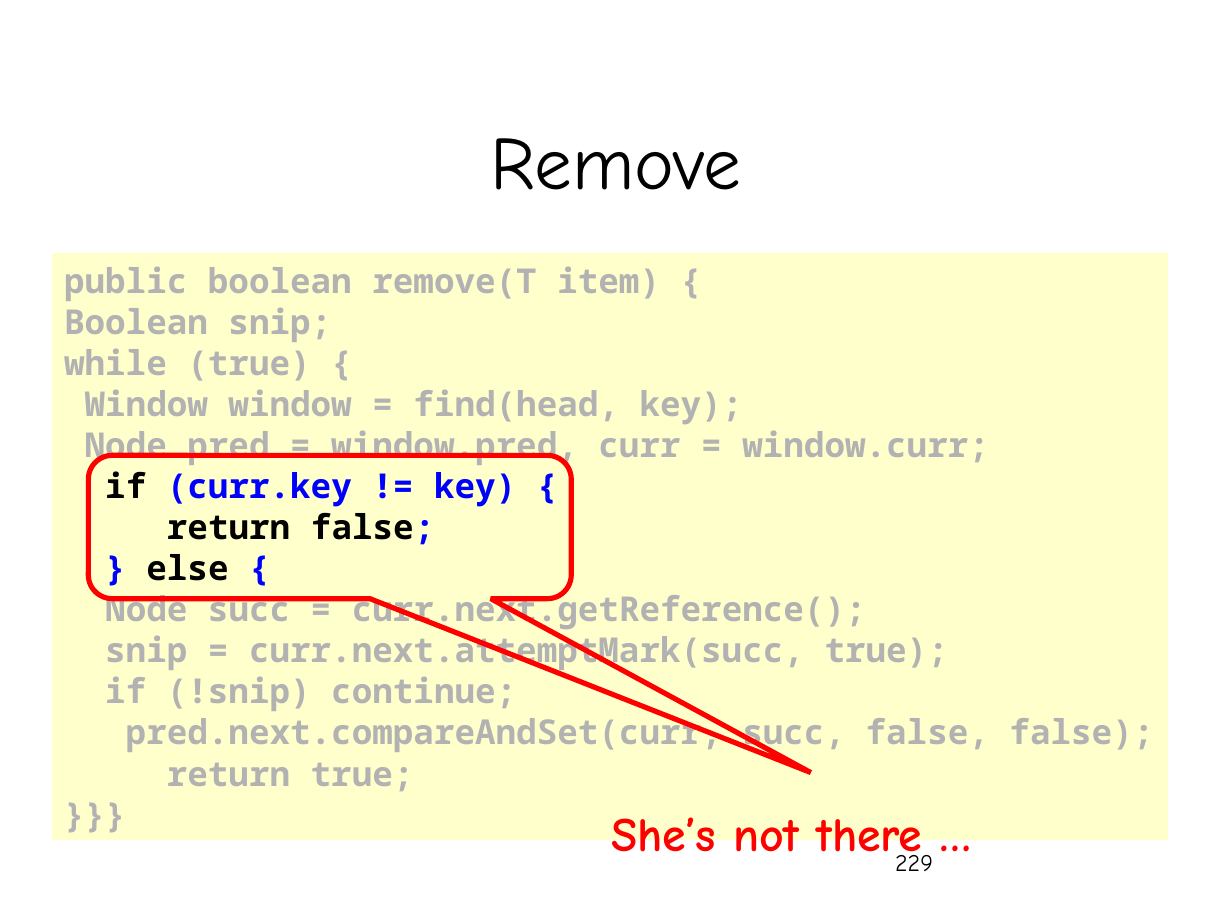
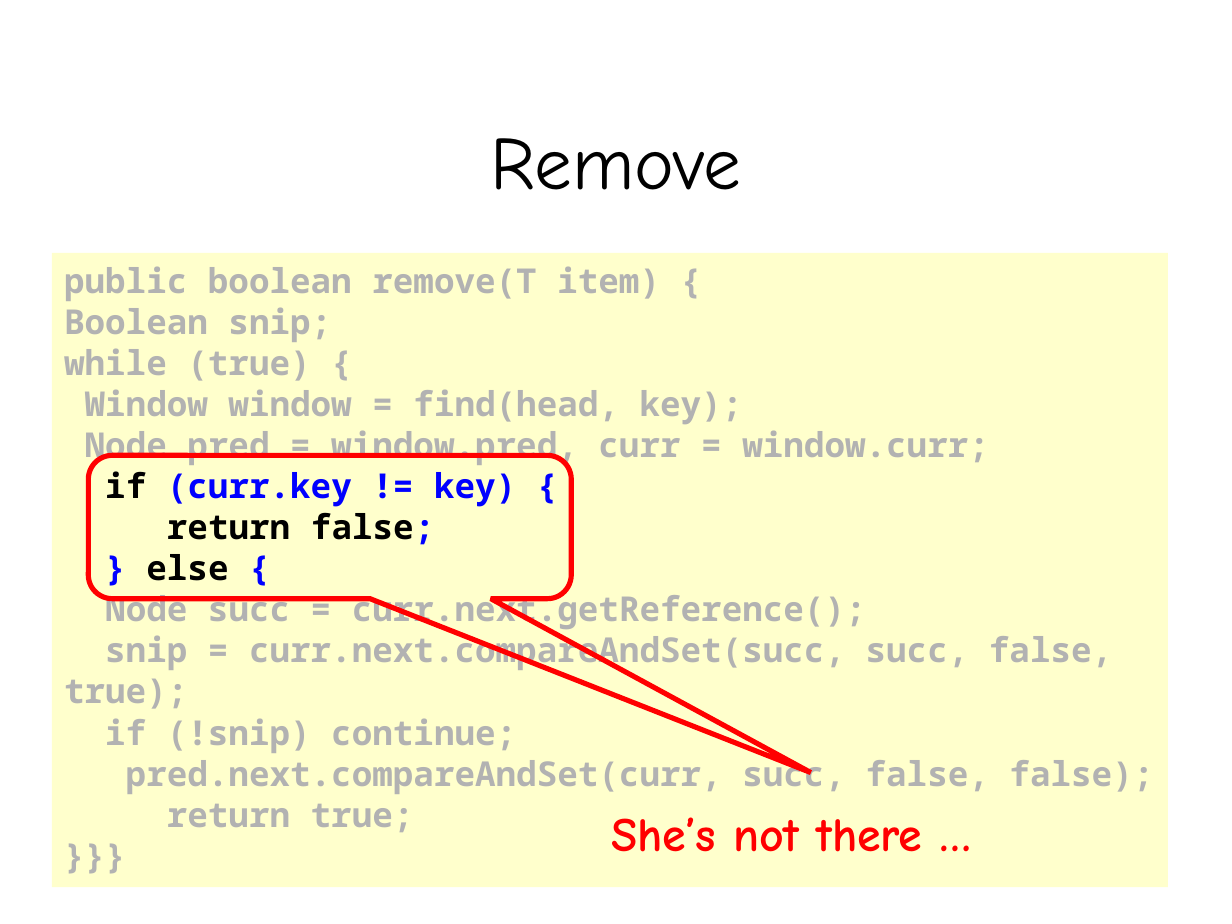
Before and after one commit to hongjin-liang/hongjin-liang.github.io, a slide deck: slide 229 of teaching/concurrency/08_Chapter09_LinkedLists.pptx. Drawn at 1232x924 pixels with LibreOffice and Linux fonts; fonts in the diff are those of the drawing; background and template pictures are left out. Boxes give left, top, right and bottom in pixels: in the first picture for what was removed or moved away, otherwise in the second. Text is boxed around its words. In the diff, an @@ line names an element or a change of style, - is before the commit and + after.

```diff
--- a/teaching/concurrency/08_Chapter09_LinkedLists.pptx
+++ b/teaching/concurrency/08_Chapter09_LinkedLists.pptx
@@ rectangle "public boolean remove(T item) {": place and size @@
-rectangle "public boolean remove(T item) {" at (52,253,1168,840)
+rectangle "public boolean remove(T item) {" at (52,253,1168,887)
@@ text in rectangle at (64,630,1112,709): text changed @@
-snip = curr.next.attemptMark(succ, true);
+snip = curr.next.compareAndSet(succ, succ, false, true);
```
Also in this commit, not shown: 6 other slides changed.
